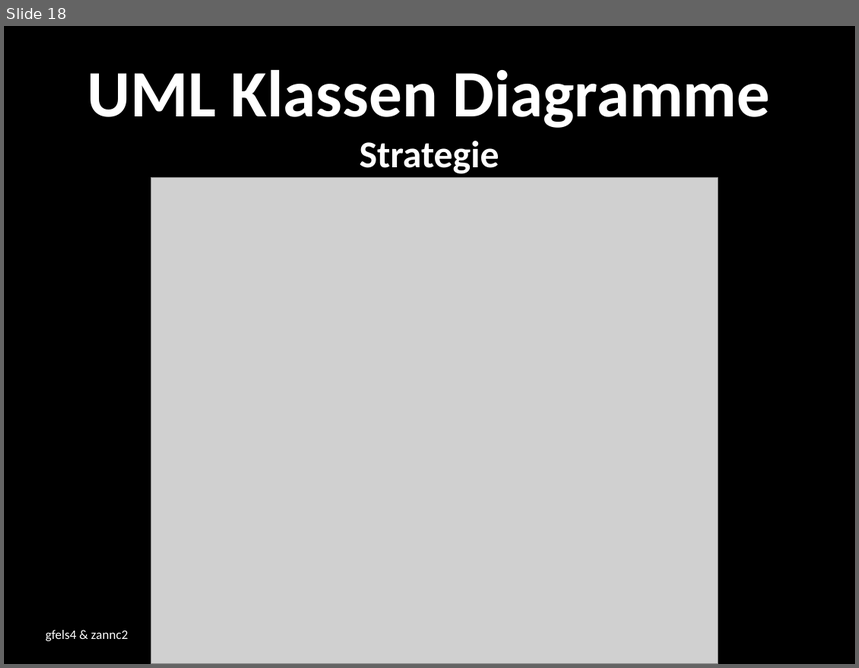
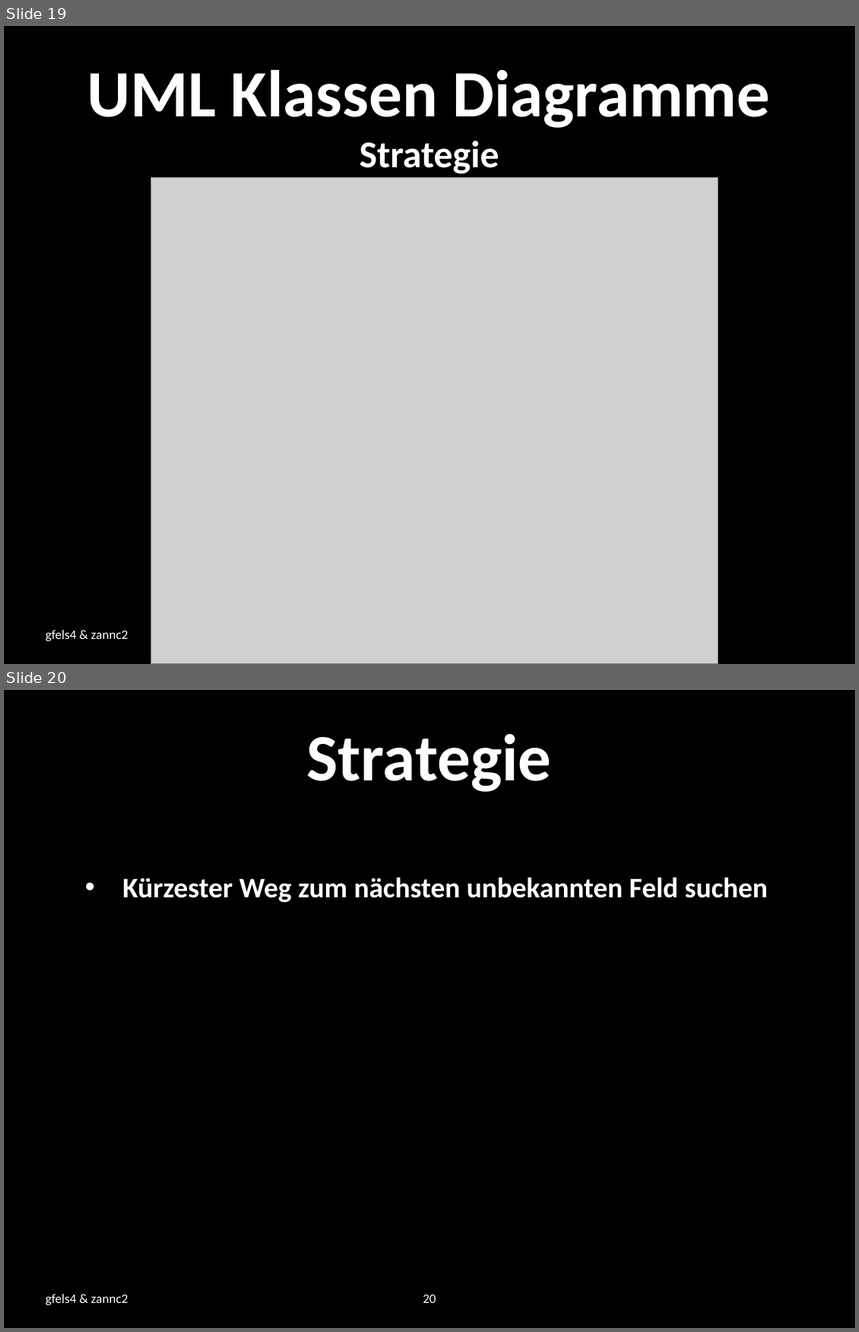
Before and after one commit to zannc2/SearchRobot, a slide deck: SearchRobot/doc/presentation.pptx. Shown one above the other, each under a label of ours: slide 18 before the commit, slides 19 and 20 after it. The pictures are 859x668 and 859x1332 pixels, drawn with LibreOffice and Linux fonts; fonts in the diff are those of the drawing; grey boxes stand for pictures; background and template pictures are left out. Boxes give left, top, right and bottom in pixels: in the first picture for what was removed or moved away, otherwise in the second. Text is boxed around its words. In the diff, an @@ line names an element or a change of style, - is before the commit and + after.

```diff
--- a/SearchRobot/doc/presentation.pptx
+++ b/SearchRobot/doc/presentation.pptx
@@ slide 20 added at box(4, 690, 855, 1328), background picture (left out) @@
@@ title added at box(306, 734, 551, 792), 56 pt, text #FFFFFF, bold @@
+Strategie
@@ text added at box(123, 877, 768, 903), 24 pt, text #FFFFFF, bold @@
+• Kürzester Weg zum nächsten unbekannten Feld suchen
@@ text added at box(46, 1294, 129, 1306), 11 pt, text #FFFFFF @@
+gfels4 & zannc2
@@ page number added at box(423, 1295, 436, 1303), 11 pt, text #FFFFFF @@
+20
@@ what was slide 18 is now slide 19 @@
```
Also in this commit, not shown: 3 slides changed, 3 other slides added, 1 slide removed.
